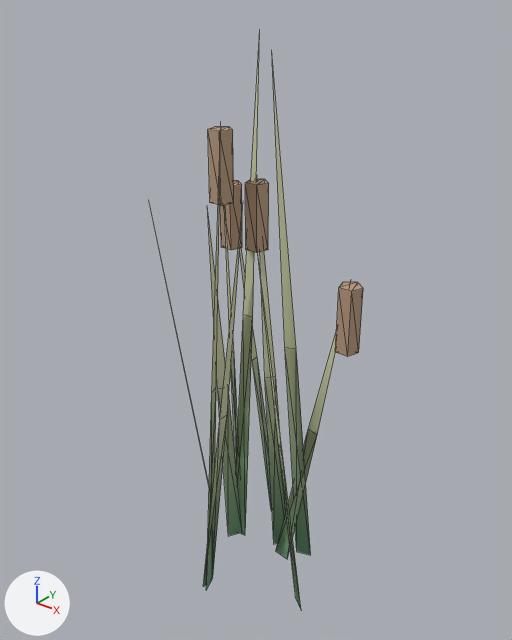
One commit to the glTF model assets/models/env/reed_clump.glb: the scene before it, then after it.
Rendered twice from a 50 mm camera at (1.173, -1.461, 1.749) aimed at (-0.006, 0.012, 0.836). Arrows for +X, +Y and +Z are at lower left; the lights stay in place. The older version comes first. Mesh edges are drawn as thin lines. Vertices at exactly the same position are counted once.

Names of what the first picture shows: 'Reeds'.
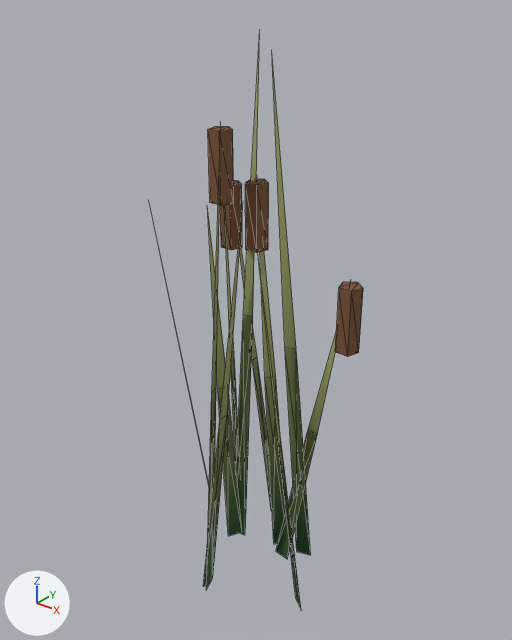
Pixel boxes [x1, y1, x2, y2] of what changed, in the pictures (512 x 640 px):
```json
{"part": 1, "of": "me_reeds", "change": "recoloured", "before": [208, 127, 363, 357], "after": [208, 127, 363, 357], "on screen": "beige to brown"}
{"part": 2, "of": "me_reeds", "change": "recoloured", "before": [203, 322, 316, 609], "after": [203, 322, 316, 609], "on screen": "green to dark green"}
{"part": 3, "of": "me_reeds", "change": "recoloured", "before": [205, 53, 351, 605], "after": [205, 53, 351, 605], "on screen": "darker"}
```

Edits to the scene script, one JSON object a line:
```json
{"block": "me_reeds", "where": "me_reeds.from_pydata(...)  # 95 vertices, 119 faces; spans x -0.39..0.3, y -0.27..0.2, z 0.0..1.62"}
{"block": "me_reeds", "where": "# used by ob_reeds; location = (0.0, 0.0, 0.0)"}
{"block": "me_reeds", "change": "me_reeds part 1: 64 faces centred in x -0.23..0.29, y -0.05..0.16, z 0.79..1.38 are repainted in the vertex colours; the middle colour goes from beige #b89a7f to brown #7a5236"}
{"block": "me_reeds", "change": "me_reeds part 2: 22 faces centred in x -0.28..0.27, y -0.24..0.17, z 0.17..0.27 are repainted in the vertex colours; the middle colour goes from green #71a27d to dark green #2a5c34"}
{"block": "me_reeds", "change": "me_reeds part 3: 33 faces centred in x -0.34..0.25, y -0.24..0.17, z 0.33..1.08 are repainted in the vertex colours; the middle colour goes from greyish green #c2c8a1 to green #8a935b"}
```
